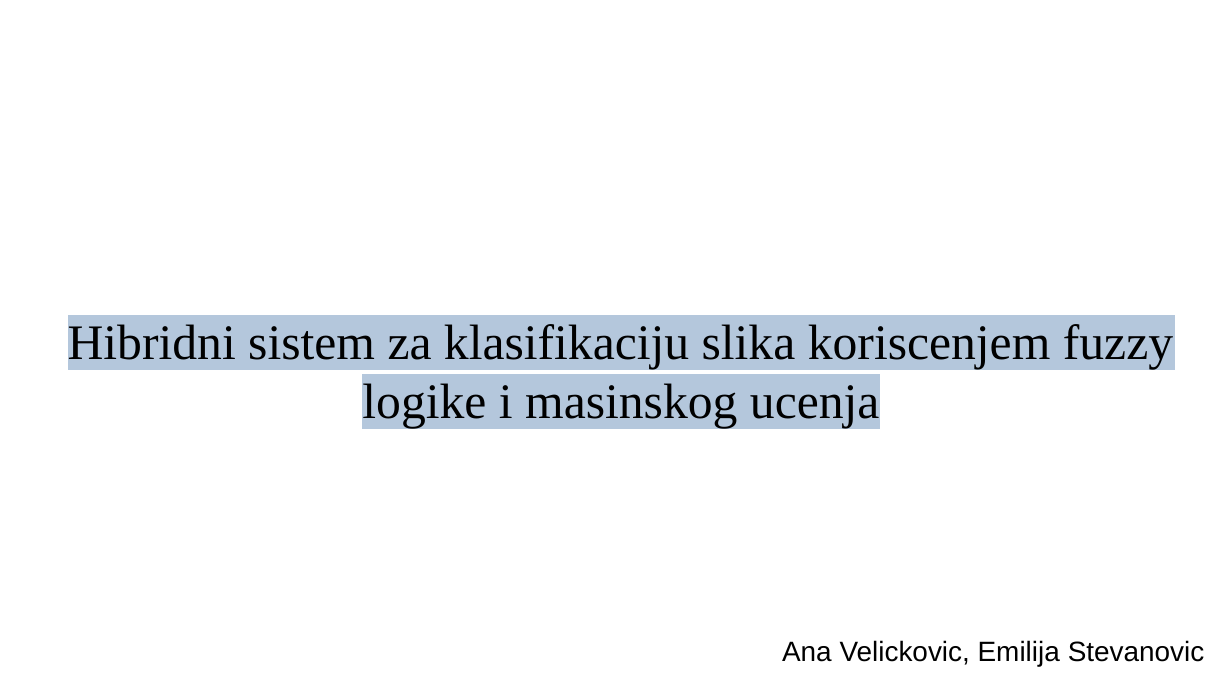
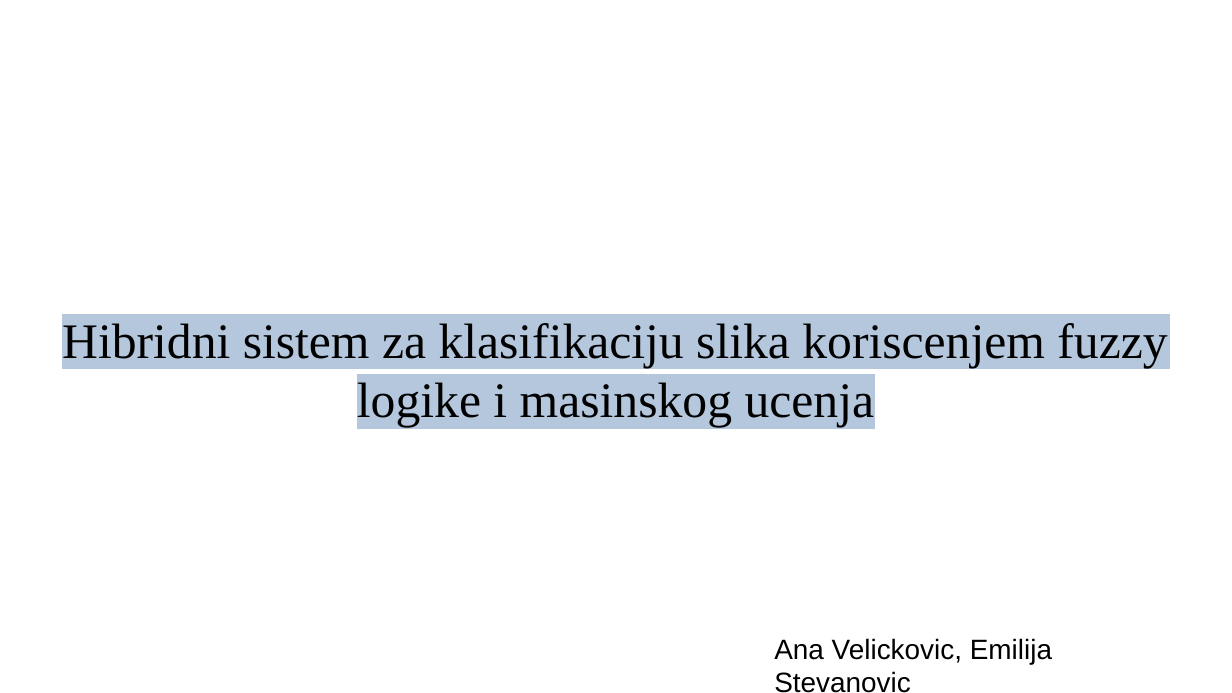
Before and after one commit to VelickovicAna/ri_projekat, a slide deck: slide 1 of prezentacija.odp. Drawn at 1232x693 pixels with LibreOffice and Linux fonts; fonts in the diff are those of the drawing; background and template pictures are left out. Boxes give left, top, right and bottom in pixels: in the first picture for what was removed or moved away, otherwise in the second. Text is boxed around its words. In the diff, an @@ line names an element or a change of style, - is before the commit and + after.

```diff
--- a/prezentacija.odp
+++ b/prezentacija.odp
@@ subtitle "Hibridni sistem za klasifikaciju slika ...": place and size @@
-subtitle "Hibridni sistem za klasifikaciju slika ..." at <box>68,324,1173,428</box>
+subtitle "Hibridni sistem za klasifikaciju slika ..." at <box>62,323,1167,428</box>
@@ text "Ana Velickovic, Emilija Stevanovic" rewrapped from <box>782,640,1205,666</box> to <box>774,638,1052,693</box> @@
```
Also in this commit, not shown: 8 slides added, 13 slides removed.
